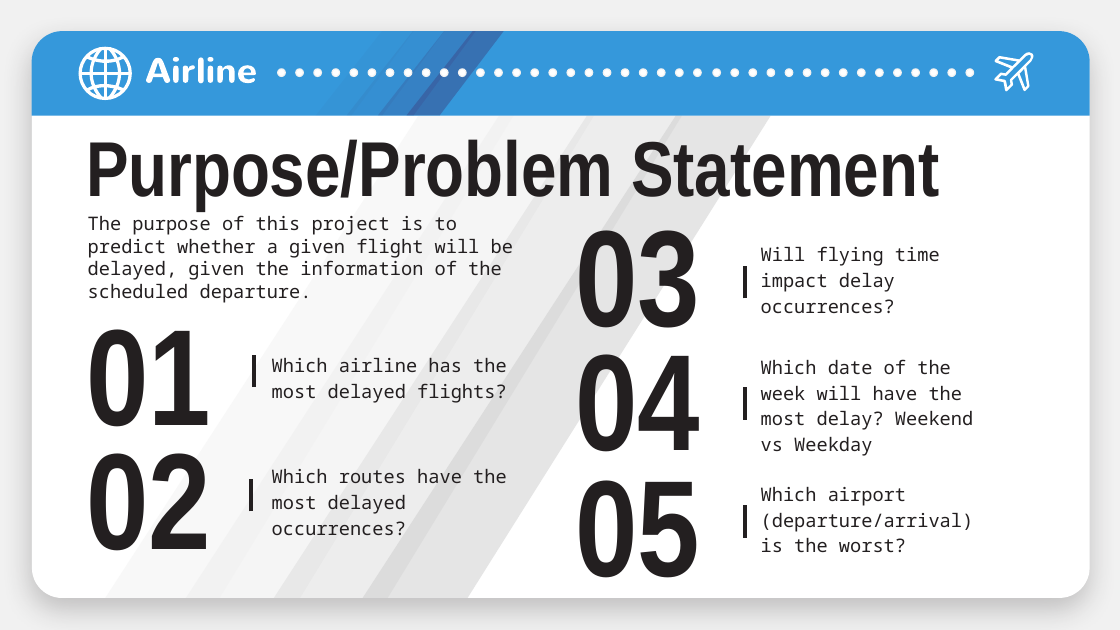
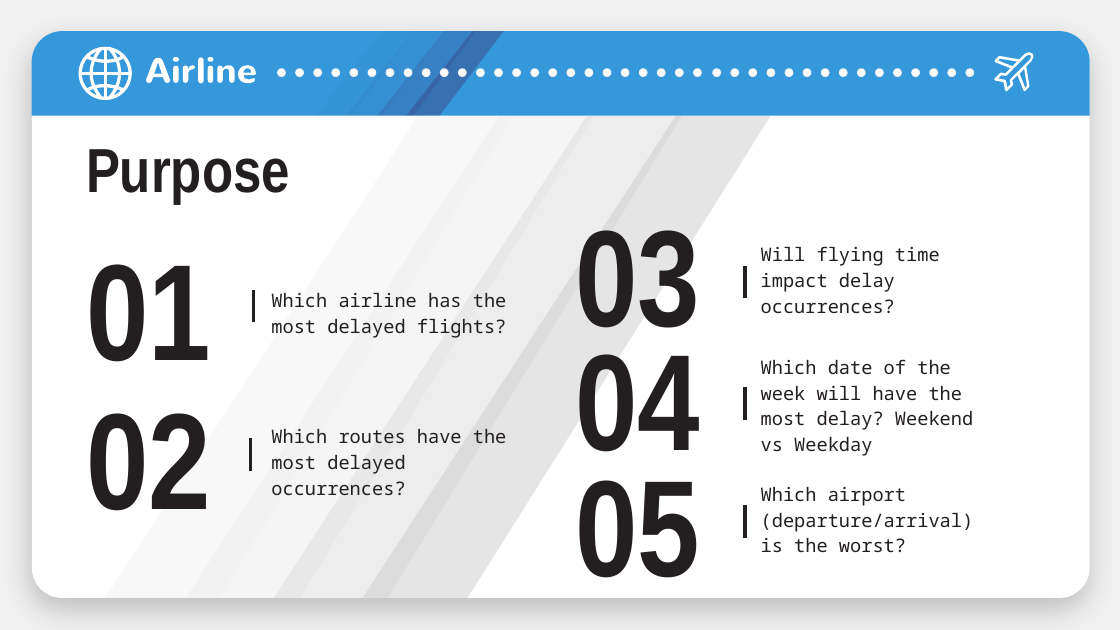
Before and after one commit to gdevashrayee/capstone_project-airline-delays, a slide deck: slide 3 of Airline Delays Powerpoint/AIRLINE DELAYS.pptx. Drawn at 1120x630 pixels with LibreOffice and Linux fonts; fonts in the diff are those of the drawing. Boxes give left, top, right and bottom in pixels: in the first picture for what was removed or moved away, otherwise in the second. Text is boxed around its words. In the diff, an @@ line names an element or a change of style, - is before the commit and + after.

```diff
--- a/Airline Delays Powerpoint/AIRLINE DELAYS.pptx
+++ b/Airline Delays Powerpoint/AIRLINE DELAYS.pptx
@@ title at (86, 149, 290, 204): text changed; size 50 to 40 pt @@
-Purpose/Problem Statement
+Purpose
@@ title removed at (88, 215, 513, 303) @@
-The purpose of this project is to predict whether a given flight will be delayed, given the information of the scheduled departure.
@@ 1 title, 1 subtitle, 1 line: place and size @@
-1 title, 1 subtitle, 1 line at (86, 329, 507, 427)
+1 title, 1 subtitle, 1 line at (86, 264, 507, 362)
@@ 1 subtitle, 1 title, 1 line: place and size @@
-1 subtitle, 1 title, 1 line at (86, 453, 507, 551)
+1 subtitle, 1 title, 1 line at (86, 413, 507, 511)
```
Also in this commit, not shown: 6 other slides changed, 2 slides added, 2 slides removed, 1 other file.
